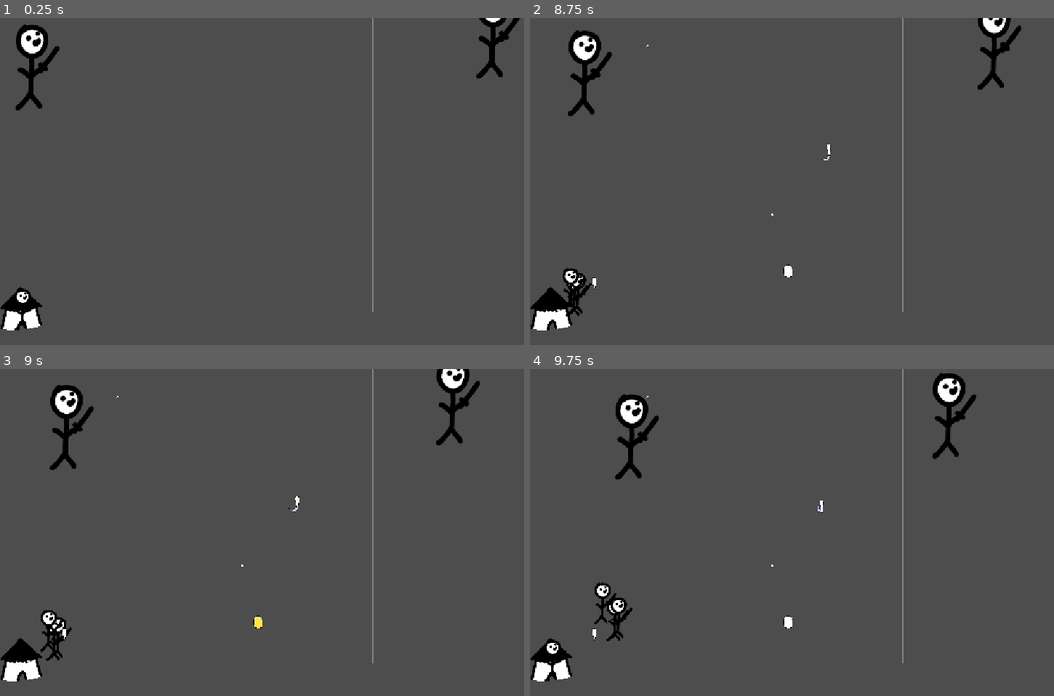
Above: before the commit, frames 1-4 (two rows, left to right).
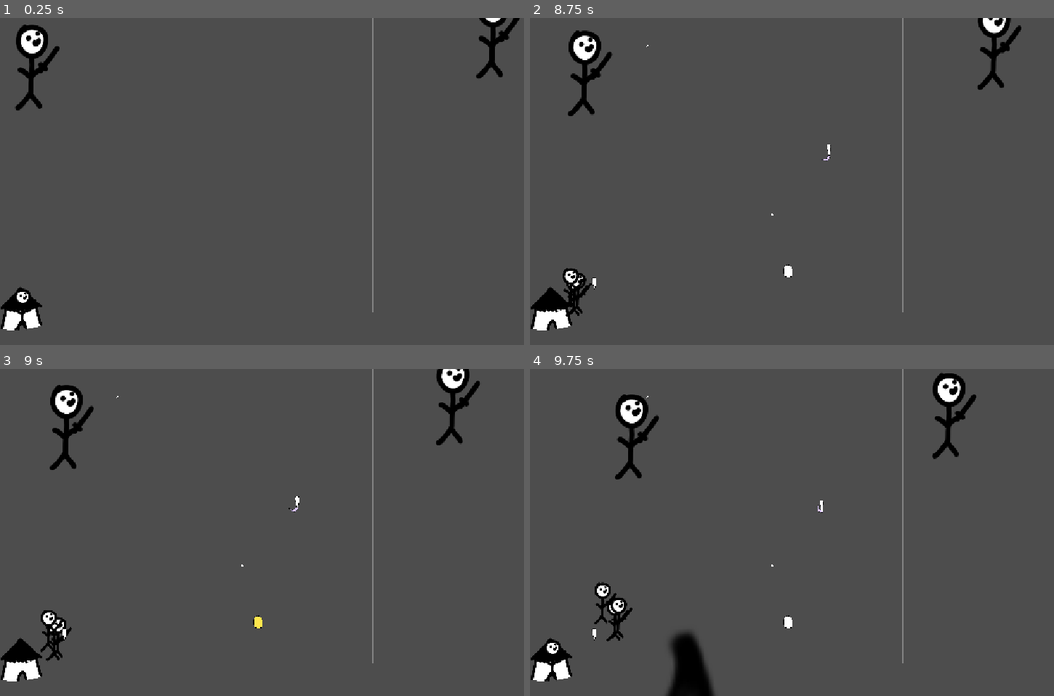
Above: after the commit, the same moments.

Repository: Schlutzkrapfen/Camara-Game
Game: Godot game, scene res://Levels/Creature/creatureTestingScene.tscn
The game is run twice, just before and just after one commit, with the same random seed, the same clock (stepped at 60 frames per second) and the same inputs. This scene is started directly instead of the project's main scene.
Inputs (mouse positions are in pixels of both pictures, inside the frame that each line leads up to):
- Up to frame 1 (0.25 s): no input
- Up to frame 2 (8.75 s): tap Enter at 0.5, 2, 3.5 s; move the mouse to (949, 165) at 0.52 s; hold D 0.53-1.28 s; tap 0 (Aliver) at 0.6, 1.35, 2.3, 3.05, 3.8, 4.55, 5.3, 6.05, 6.8, 7.55, 8.3 s; click (949, 165) at 0.67 s; tap Space at 0.77, 1.25, 1.52, 2.75, 3.02, 3.77, 4.25, 4.52, 6.02, 6.77, 7.52 s; move the mouse to (702, 197) at 1.27 s; hold S 1.28-2.03 s; move the mouse to (881, 109) at 2.02 s; hold D 2.03-2.78 s; tap 2 (Belt) at 2.1 s; move the mouse to (792, 246) at 2.77 s; hold 9 (Upgrader) 2.78-3.53 s; tap 8 (Combiner) at 2.85 s; click (792, 246) at 2.92 s; move the mouse to (996, 230) at 3.52 s; hold A 3.53-5.03 s; tap ' (Goo_maker) at 3.6 s; move the mouse to (645, 132) at 4.27 s; tap 4 (HeadFactory) at 4.35 s; move the mouse to (849, 181) at 5.02 s; hold S 5.03-5.78 s; tap 7 (Leg) at 5.1 s; click (849, 181) at 5.17 s; move the mouse to (734, 99) at 5.77 s; hold D 5.78-6.53 s; tap 6 (Spike) at 5.85 s; move the mouse to (949, 165) at 6.52 s; hold 9 (Upgrader) 6.53-7.28 s; tap 3 (Splitter) at 6.6 s; move the mouse to (702, 197) at 7.27 s; hold D 7.28-8.03 s; tap 5 (Torso) at 7.35 s; click (702, 197) at 7.42 s; move the mouse to (881, 109) at 8.02 s; hold S from 8.03 s (still down); hold Right mouse button (build_delete) from 8.03 s (still down)
- Up to frame 3 (9 s): move the mouse to (262, 597) at 8.77 s; release S at 8.78 s; release Right mouse button (build_delete) at 8.78 s; hold A from 8.78 s (still down); click (262, 597) at 8.85 s
- Up to frame 4 (9.75 s): tap Space at 9.02 s; tap 0 (Aliver) at 9.05 s; move the mouse to (996, 581) at 9.52 s; release A at 9.53 s; hold 9 (Upgrader) from 9.53 s (still down); hold R (roration) from 9.53 s (still down); click (996, 581) at 9.67 s

Frames 1-3 are identical in both runs. In frame 4, 1.2% of the frame differs, in the area x 25-51%, y 76-100%.

Commit message:
Changed the that you can just add one positon

Diff:
--- a/Levels/Creature/spike_1.tscn
+++ b/Levels/Creature/spike_1.tscn
@@ -16,7 +16,7 @@
 [node name="BodyPart" type="Sprite2D" parent="Pivot" unique_id=685628172]
 z_index = -10
 position = Vector2(36, -39)
-scale = Vector2(0.5, 0.5)
+scale = Vector2(100, 100)
 texture = ExtResource("3_qk38o")
 
 [node name="ConnectionPoint_1" type="Marker2D" parent="." unique_id=1485094818]
--- a/Levels/flow_field.gd
+++ b/Levels/flow_field.gd
@@ -41,7 +41,7 @@
 			continue
 		var grid_pos =main_tile_map.local_to_map(item.global_position)
 		grid_pos_array[grid_pos] = true
-		if main_tile_map.occupied_tiles.has(grid_pos)and main_tile_map.add_item_input(item, main_tile_map.occupied_tiles[grid_pos]):
+		if main_tile_map.occupied_tiles.has(grid_pos)and main_tile_map.add_item_input(item, grid_pos):
 			continue
 		if flowfield.has(grid_pos):
 			item_used[item]=grid_pos
--- a/Resourcen/aliver.tres
+++ b/Resourcen/aliver.tres
@@ -7,7 +7,7 @@
 script = ExtResource("3_fysok")
 size = Vector2i(4, 3)
 tilemap_id = 11
-craft_time = 1.0
+craft_time = 4.0
 input = Array[Script]([ExtResource("1_n0qn3")])
 output_tile = Dictionary[Vector2i, int]({
 Vector2i(3, 1): 0
--- a/project.godot
+++ b/project.godot
@@ -134,3 +134,4 @@
 rendering_device/driver.windows="d3d12"
 renderer/rendering_method="gl_compatibility"
 renderer/rendering_method.mobile="gl_compatibility"
+textures/vram_compression/import_s3tc_bptc=true
--- a/script/Creature.gd
+++ b/script/Creature.gd
@@ -146,6 +146,7 @@
 	for parts in attached_parts:
 		parts.remove_from_group("units")
 		parts.is_alive = false
+		parts.visible = false
 		parts.process_mode = Node.PROCESS_MODE_DISABLED
 	#self.queue_free()
 
--- a/script/enemy.gd
+++ b/script/enemy.gd
@@ -62,6 +62,7 @@
 				curAttackCooldown = attackCooldown
 			SpawnAttackVisual()
 		else:
+			print(target)
 			## Move towards target
 			if speed > 0:
 				position += (target.position - self.position).normalized() * delta * speed
--- a/script/spawner.gd
+++ b/script/spawner.gd
@@ -15,6 +15,7 @@
 	var rotation: Global.TileTransform
 	var resource_refrence: BuildingResource
 	var cur_time: float = 0
+	var input_tile:Array[Vector2i]
 	var cur_items: Array[Node2D]
 	var last_output:int =0
 	var black_list:Dictionary[Node2D,bool]
@@ -34,14 +35,15 @@
 
 ## Stores an item inside the building at the given tile if it has room, returns whether it was accepted.
 func add_item_input(item:Node2D,positon:Vector2i)->bool:
-	var factory = current_builds[positon]
+	var factory = current_builds[occupied_tiles[positon]]
 	if len(factory.cur_items) < factory.resource_refrence.input_size and not factory.black_list.has(item):
 		if never_needs_item(factory,item):
 			factory.black_list[item] = true
 			return false
-		if not needs_item(factory,item):
+		if not needs_item(factory,item,positon):
 			return false
 		factory.cur_items.append(item)
+		factory.input_tile.append(positon)
 		item.visible = false
 		flowfield.delete_item(item)
 		item.process_mode = Node.PROCESS_MODE_DISABLED
@@ -56,9 +58,13 @@
 			return false
 	return true
 ## Returns true if the building still needs an item of this item's type.
-func needs_item(factory: BuildData, item: Node2D) -> bool:
+func needs_item(factory: BuildData, item: Node2D,position) -> bool:
+	print(position)
+	print(factory.input_tile)
 	if len(factory.resource_refrence.input) == 0:
 		return true
+	if factory.input_tile.has(position):
+		return false
 	var still_needed: Array = factory.resource_refrence.input.duplicate()
 	# Cross off requirements already covered by stored items.
 	for stored in factory.cur_items:
@@ -94,18 +100,16 @@
 				match factory.resource_refrence.factory_type:
 					Global.factory_type.Combine:
 						if combine_items(factory):
-							factory.cur_time = 0
-							factory.can_get_input = true
+							clear_factory(factory)
+
 						continue
 					Global.factory_type.Upgrader:
 						if upgrade_items(factory):
-							factory.cur_time = 0
-							factory.can_get_input = true
+							clear_factory(factory)
 						continue
 					Global.factory_type.Aliver:
 						if alive(factory):
-							factory.cur_time = 0
-							factory.can_get_input = true
+							clear_factory(factory)
 						continue
 					Global.factory_type.Emit_Signal:
 						if not factory.already_emited:
@@ -114,8 +118,12 @@
 						continue
 					_:
 						if output_items(factory):
-							factory.cur_time = 0
-							factory.can_get_input = true
+							clear_factory(factory)
+
+func clear_factory(factory:BuildData):
+	factory.cur_time = 0
+	factory.can_get_input = true
+	factory.input_tile.clear()
 
 func _input(event: InputEvent) -> void:
 	if event.is_action_pressed("build_delete"):
